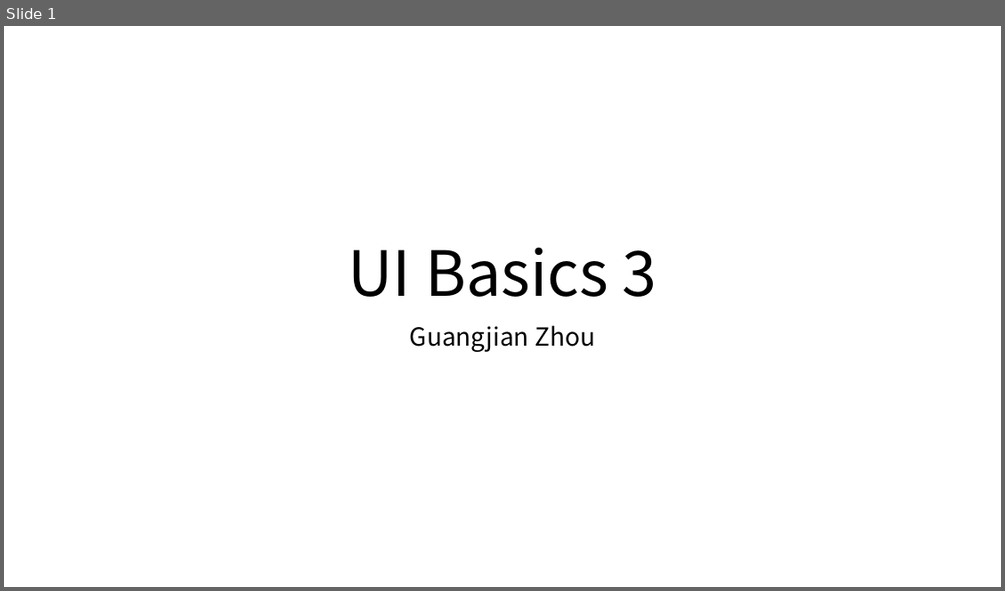
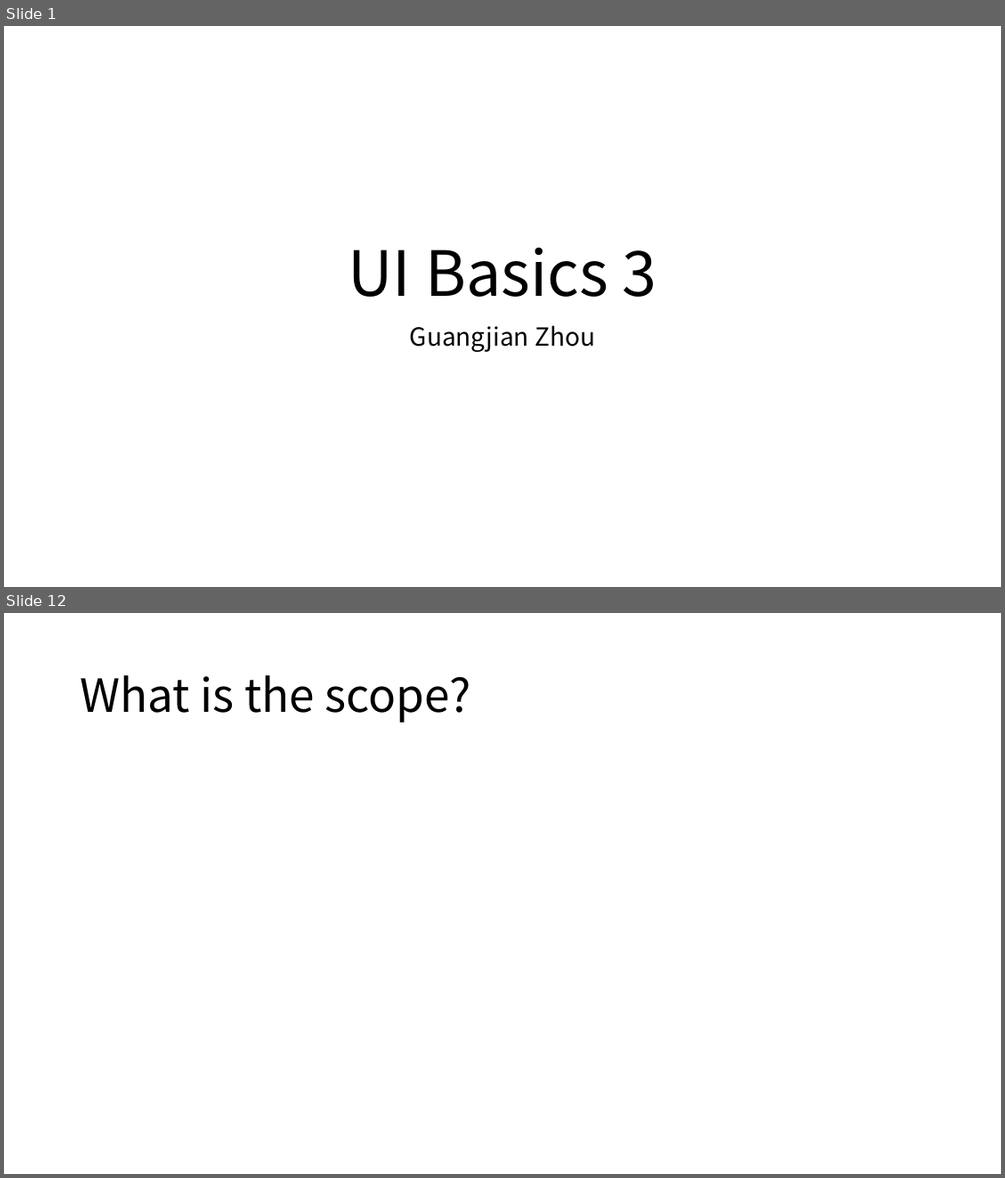
Before and after one commit to Marvioo/Cogent, a slide deck: Java Basics/UI Basics 3.pptx. Shown one above the other, each under a label of ours: slide 1 before the commit, slides 1 and 12 after it; the slides between them are not shown. The pictures are 1005x591 and 1005x1178 pixels, drawn with LibreOffice and Linux fonts; fonts in the diff are those of the drawing. Boxes give left, top, right and bottom in pixels: in the first picture for what was removed or moved away, otherwise in the second. Text is boxed around its words. In the diff, an @@ line names an element or a change of style, - is before the commit and + after.

```diff
--- a/Java Basics/UI Basics 3.pptx
+++ b/Java Basics/UI Basics 3.pptx
@@ slide 12 added at bbox=[4, 613, 1001, 1174], background #FFFFFF @@
@@ title added at bbox=[80, 675, 471, 722], 44 pt, text #000000 @@
+What is the scope?
```
Also in this commit, not shown: 2 slides changed, 12 other slides added.
